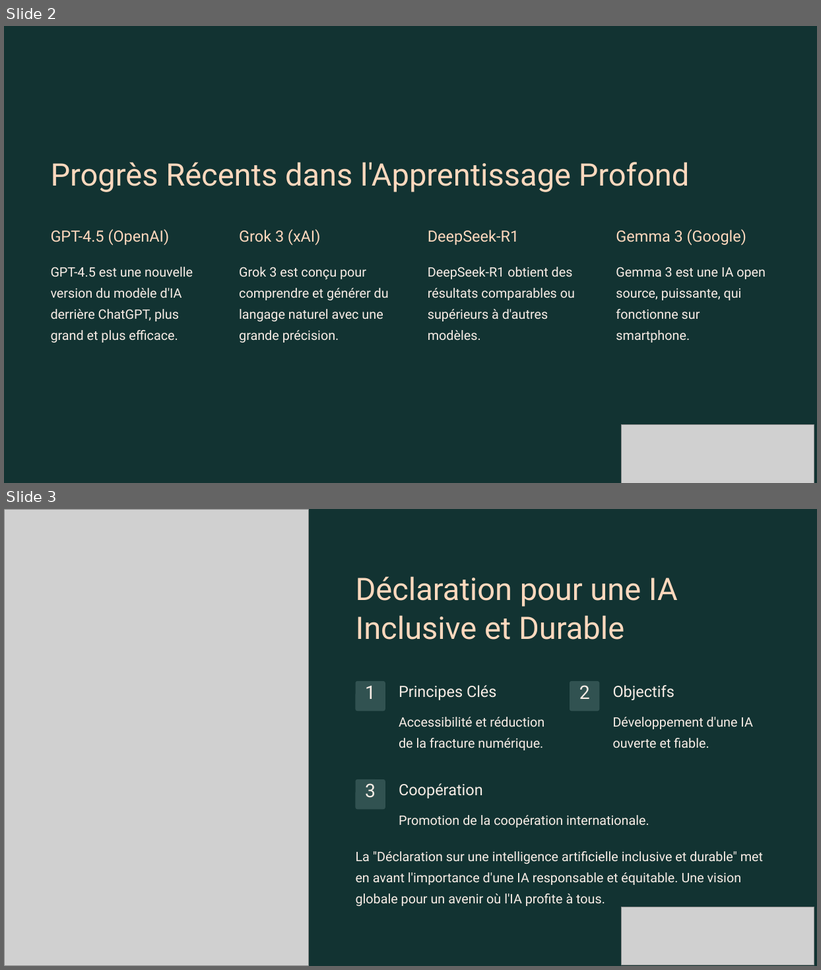
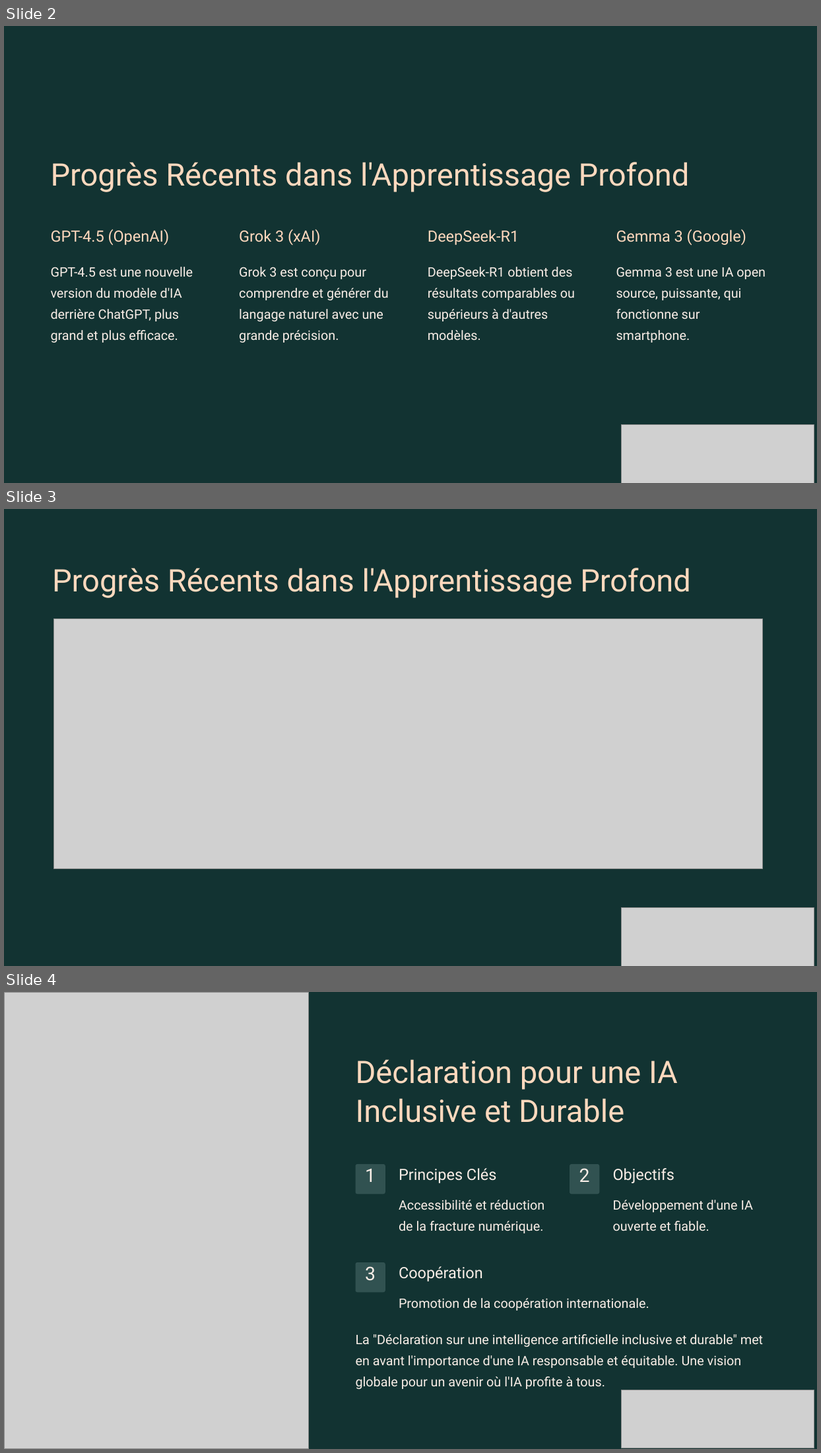
Before and after one commit to tristanrouxdev/portfolio, a slide deck: docs/assets/Les-Dernieres-Tendances-en-Intelligence-Artificielle.pptx. Shown one above the other, each under a label of ours: slides 2 and 3 before the commit, slides 2, 3 and 4 after it. The pictures are 821x970 and 821x1453 pixels, drawn with LibreOffice and Linux fonts; fonts in the diff are those of the drawing; grey boxes stand for pictures; background and template pictures are left out. Boxes give left, top, right and bottom in pixels: in the first picture for what was removed or moved away, otherwise in the second. Text is boxed around its words. In the diff, an @@ line names an element or a change of style, - is before the commit and + after.

```diff
--- a/docs/assets/Les-Dernieres-Tendances-en-Intelligence-Artificielle.pptx
+++ b/docs/assets/Les-Dernieres-Tendances-en-Intelligence-Artificielle.pptx
@@ slide 3 added at box(4, 509, 817, 966), background #FFFFFF; not listed: 1 template element that a slide beside it also shows @@
@@ text added at box(52, 568, 691, 598), 44 pt, text #FFD9BE @@
+Progrès Récents dans l'Apprentissage Profond
@@ picture added at box(54, 619, 763, 869) @@
@@ picture added at box(622, 908, 814, 966) @@
@@ what was slide 3 is now slide 4 @@
```
Also in this commit, not shown: 1 slide removed, 5 other files.
